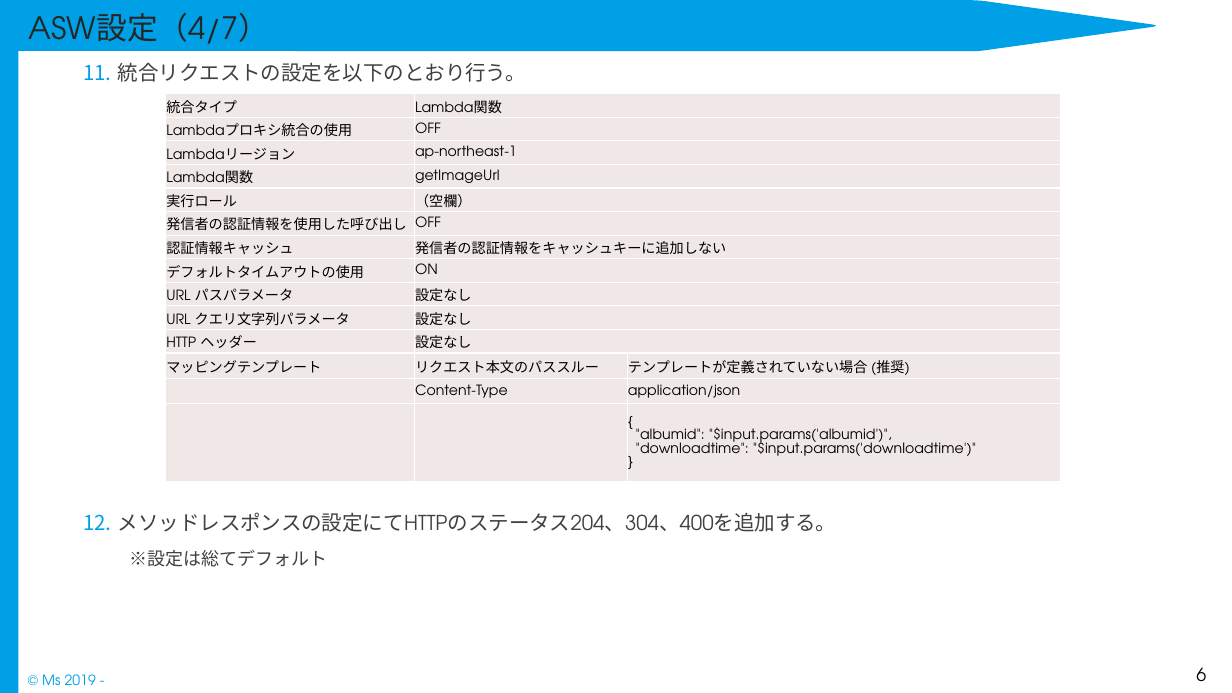
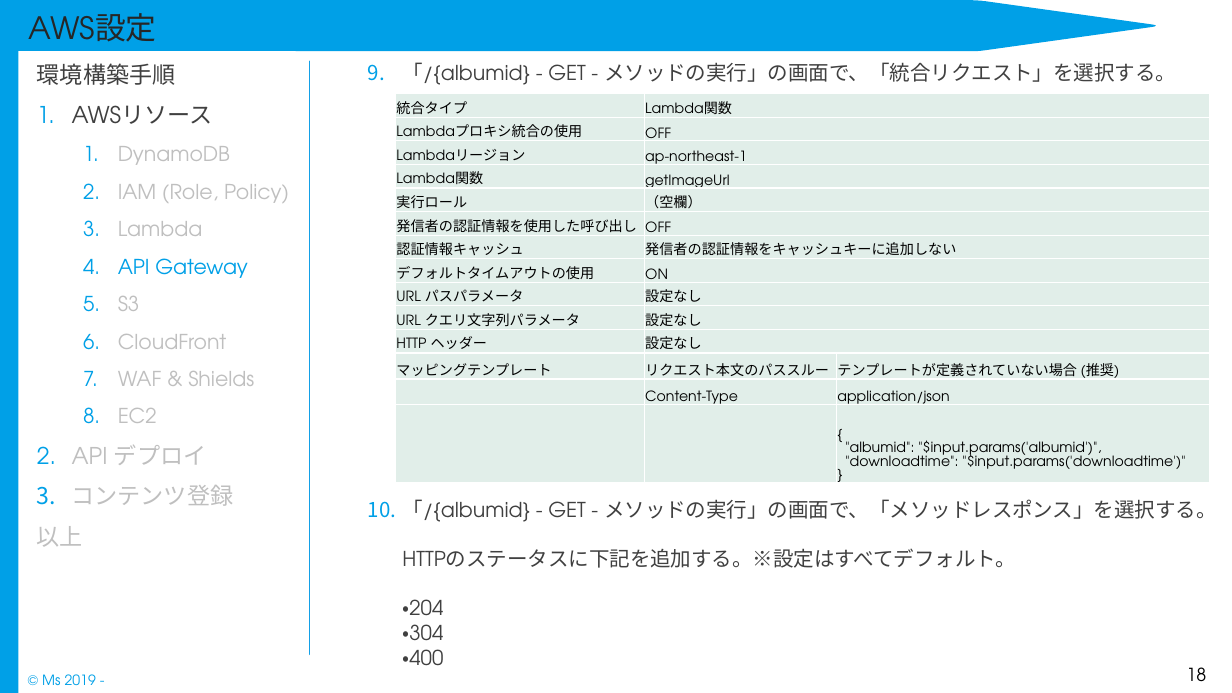
Before and after one commit to Rie-Ishimura/https-github.com-uetomae-msar_Documents_1, a slide deck: slide 18 of 04.環境構築/インフラ/msar_環境構築手順書.pptx (slide 6 before the commit). Drawn at 1232x693 pixels with LibreOffice and Linux fonts; fonts in the diff are those of the drawing. Boxes give left, top, right and bottom in pixels: in the first picture for what was removed or moved away, otherwise in the second. Text is boxed around its words. In the diff, an @@ line names an element or a change of style, - is before the commit and + after.

Commit message:
卒ARu コンテンツ管理画面(Web) 開発

```diff
--- a/04.環境構築/インフラ/msar_環境構築手順書.pptx
+++ b/04.環境構築/インフラ/msar_環境構築手順書.pptx
@@ title at (29, 13, 157, 54): text changed @@
-ASW設定（4/7）
+AWS設定
@@ text added at (37, 63, 289, 506), 16 pt, text #BFBFBF @@
+環境構築手順
+1. AWSリソース
+  1. DynamoDB
+  2. IAM (Role, Policy)
+  3. Lambda
+  4. API Gateway
+  5. S3
+  6. CloudFront
+  7. WAF & Shields
+  8. EC2
+2. API デプロイ
+3. コンテンツ登録
+以上
@@ line added from (310, 61) to (310, 654), #13A0E7 1.25 pt @@
@@ text at (402, 62, 1217, 641): text changed @@
-  11. 統合リクエストの設定を以下のとおり行う。
-  12. メソッドレスポンスの設定にてHTTPのステータス204、304、400を追加する。
-    ※設定は総てデフォルト
+  9. 「/{albumid} - GET - メソッドの実行」の画面で、「統合リクエスト」を選択する。
+  10. 「/{albumid} - GET - メソッドの実行」の画面で、「メソッドレスポンス」を選択する。
+      HTTPのステータスに下記を追加する。※設定はすべてデフォルト。
+      ・204
+      ・304
+      ・400
@@ table at (396, 93, 1209, 482) @@
@@ fill #F0E8E7 to #E1EEE9 in 31 cells @@
@@ table: place and size @@
-table at (165, 93, 1059, 482)
+table at (396, 93, 1209, 482)
@@ page number at (1186, 667, 1206, 682): text changed @@
-6
+18
```
Also in this commit, not shown: 10 other slides changed, 30 slides added, 9 other files.
